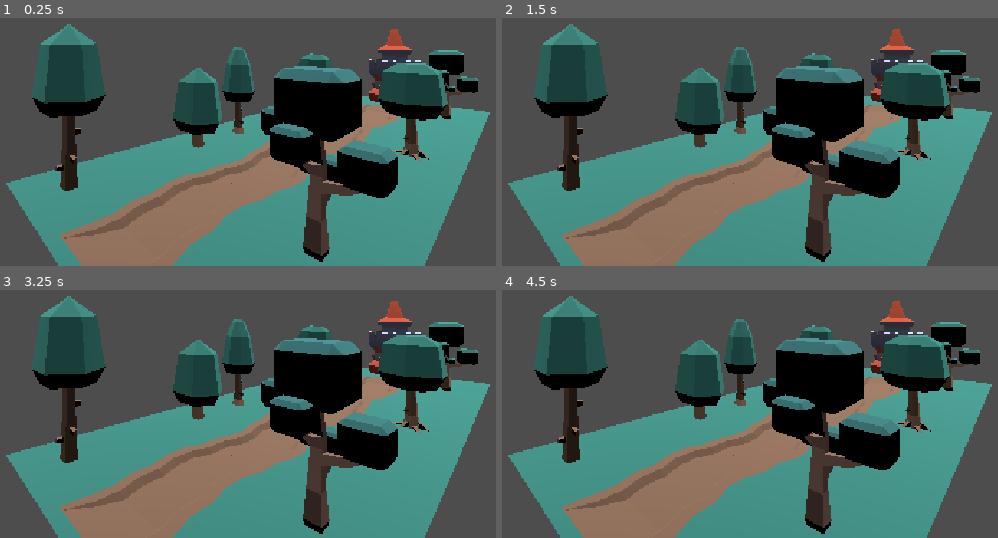
Above: before the commit, frames 1-4 (two rows, left to right).
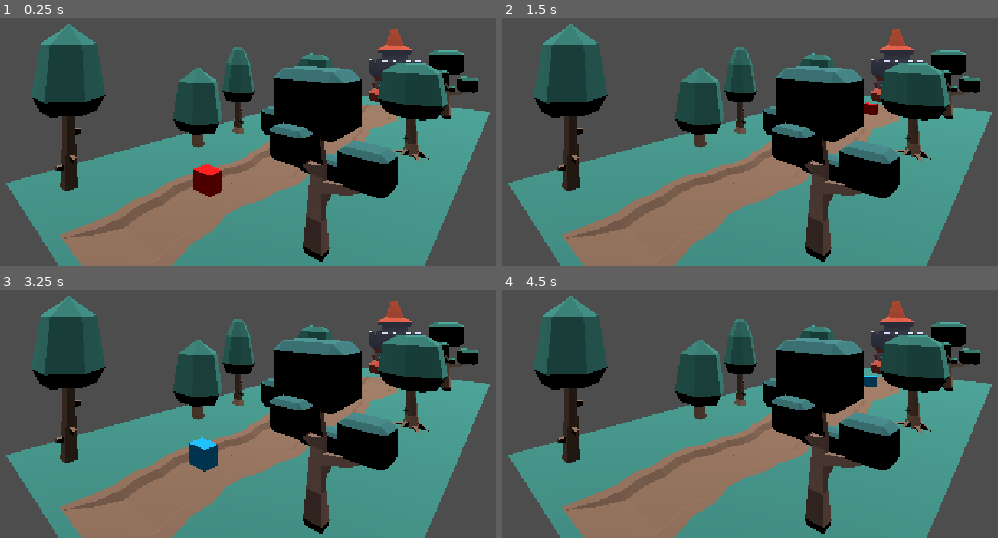
Above: after the commit, the same moments.

Repository: Guilherme-Coto/tower-defense-bci
Game: Godot game, scene res://scenes/cena_1.tscn
Two runs of this game, one before a commit and one after it. Both use one fixed random seed, a clock stepped at 60 frames per second and the inputs below.
Inputs:
- Up to frame 1 (0.25 s): no input
- Up to frame 2 (1.5 s): tap Enter at 1.25 s
- Up to frame 3 (3.25 s): tap Space at 2 s; tap Enter at 2.75 s
- Up to frame 4 (4.5 s): tap Space at 4.25 s

The runs differ from the first frame. In frame 1, 0.6% of the frame differs, in the area x 38-45%, y 58-73%; in frame 2, 0.1%; in frame 3, 0.6%, in the area x 38-44%, y 59-74%; in frame 4, 0.1%.

Commit message:
spawn dos 4 inimigos

Diff:
--- a/scenes/enemies/enemy.tscn
+++ b/scenes/enemies/enemy.tscn
@@ -3,4 +3,5 @@
 [ext_resource type="Script" uid="uid://dmthp6ubfpluw" path="res://scripts/enemys/enemy.gd" id="1_6nto2"]
 
 [node name="Enemy" type="PathFollow3D" unique_id=1689016585]
+loop = false
 script = ExtResource("1_6nto2")
--- a/scenes/enemies/enemy_earth.tscn
+++ b/scenes/enemies/enemy_earth.tscn
@@ -8,6 +8,7 @@
 [sub_resource type="BoxMesh" id="BoxMesh_ui86w"]
 
 [node name="Enemy" unique_id=1689016585 instance=ExtResource("1_fbor1")]
+loop = false
 element = 3
 
 [node name="MeshInstance3D" type="MeshInstance3D" parent="." index="0" unique_id=1059643963]
--- a/scenes/enemies/enemy_fire.tscn
+++ b/scenes/enemies/enemy_fire.tscn
@@ -8,6 +8,7 @@
 [sub_resource type="BoxMesh" id="BoxMesh_ui86w"]
 
 [node name="Enemy" unique_id=1689016585 instance=ExtResource("1_u20kf")]
+loop = false
 
 [node name="MeshInstance3D" type="MeshInstance3D" parent="." index="0" unique_id=1209860899]
 transform = Transform3D(0.2, 0, 0, 0, 0.2, 0, 0, 0, 0.2, 0, 0, 0)
--- a/scenes/enemies/enemy_water.tscn
+++ b/scenes/enemies/enemy_water.tscn
@@ -8,6 +8,7 @@
 [sub_resource type="BoxMesh" id="BoxMesh_ui86w"]
 
 [node name="Enemy" unique_id=1689016585 instance=ExtResource("1_w70j1")]
+loop = false
 element = 1
 
 [node name="MeshInstance3D" type="MeshInstance3D" parent="." index="0" unique_id=589538896]
--- a/scenes/enemies/enemy_wind.tscn
+++ b/scenes/enemies/enemy_wind.tscn
@@ -8,6 +8,7 @@
 [sub_resource type="BoxMesh" id="BoxMesh_ui86w"]
 
 [node name="Enemy" unique_id=1689016585 instance=ExtResource("1_001ok")]
+loop = false
 element = 2
 
 [node name="MeshInstance3D" type="MeshInstance3D" parent="." index="0" unique_id=1331042573]
--- a/scripts/enemys/enemy.gd
+++ b/scripts/enemys/enemy.gd
@@ -5,8 +5,7 @@
 
 # Called when the node enters the scene tree for the first time.
 func _ready() -> void:
-	print("Spawn")
-
+	print("Inimigo spawnado")
 
 # Called every frame. 'delta' is the elapsed time since the previous frame.
 func _process(delta: float) -> void:
@@ -15,5 +14,4 @@
 		end()
 
 func end():
-	print("end of the path")
 	queue_free()
--- a/scripts/enemys/spawner.gd
+++ b/scripts/enemys/spawner.gd
@@ -1,25 +1,34 @@
 extends Node3D
 
-#inimigo para spawnar
-const ENEMY = preload("res://scenes/enemies/enemy.tscn")
+#inimigos para spawnar
+const enemy_fire = preload("res://scenes/enemies/enemy_fire.tscn")
+const enemy_water = preload("res://scenes/enemies/enemy_water.tscn")
+const enemy_wind = preload("res://scenes/enemies/enemy_wind.tscn")
+const enemy_earth = preload("res://scenes/enemies/enemy_earth.tscn")
 
 @onready var spawner: Path3D = $"../EnemyPath"
+@export var time_spawn = 0.0
 
-@export var time_spawn = 0.0
+const enemies = [enemy_fire, enemy_water, enemy_wind, enemy_earth]
+var index = 0
 
 # Called when the node enters the scene tree for the first time.
 func _ready() -> void:
 	#mensagem só para saber se isto funciona
-	print("Spawner ativo")
 	spawn_enemy()
 
 func _process(delta: float) -> void:
 	time_spawn += delta
-	if time_spawn >= 4:
+	if time_spawn >= 3:
 		spawn_enemy()
 		time_spawn = 0
 
 
 func spawn_enemy():
-	var new_enemy = ENEMY.instantiate()
+	var new_enemy = enemies[index].instantiate()
 	spawner.add_child(	new_enemy)
+
+	if index == enemies.size() - 1:
+		index = 0
+	else:
+		index+=1 #aumenta o index
